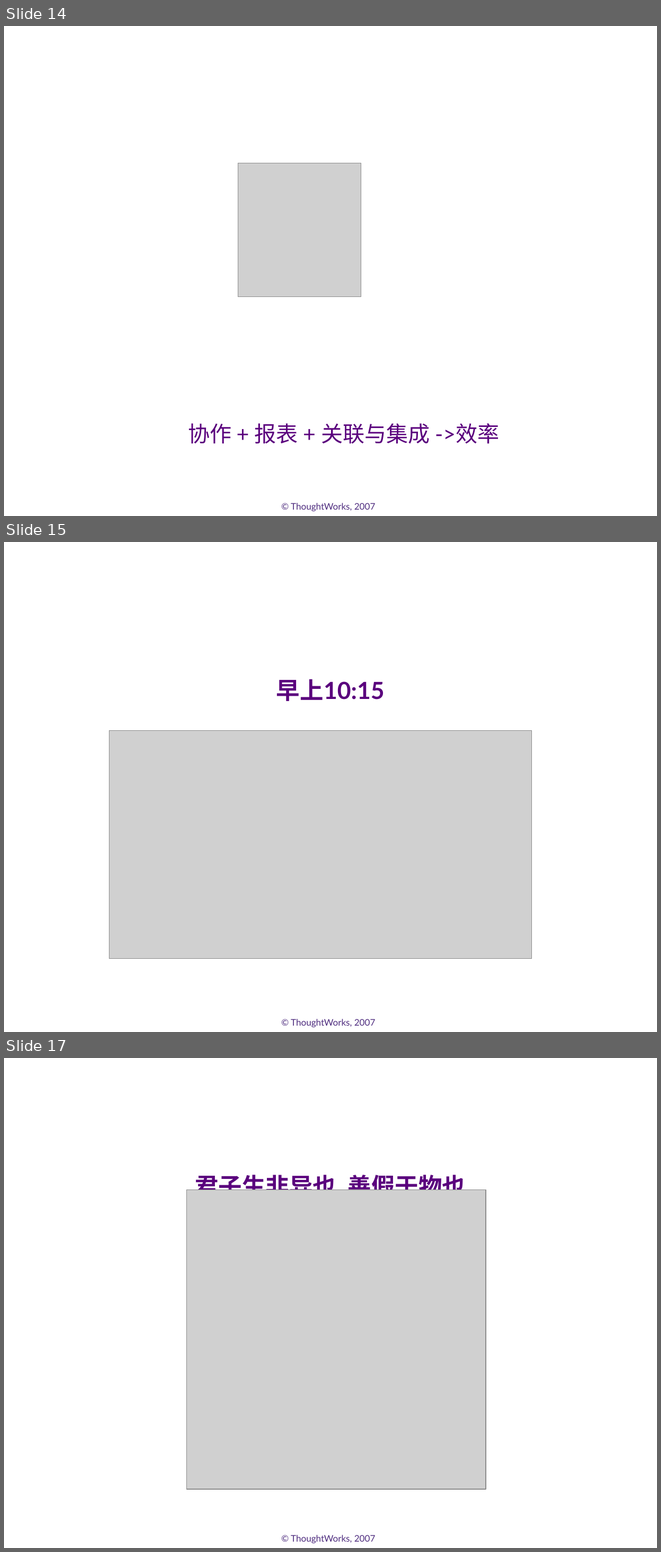
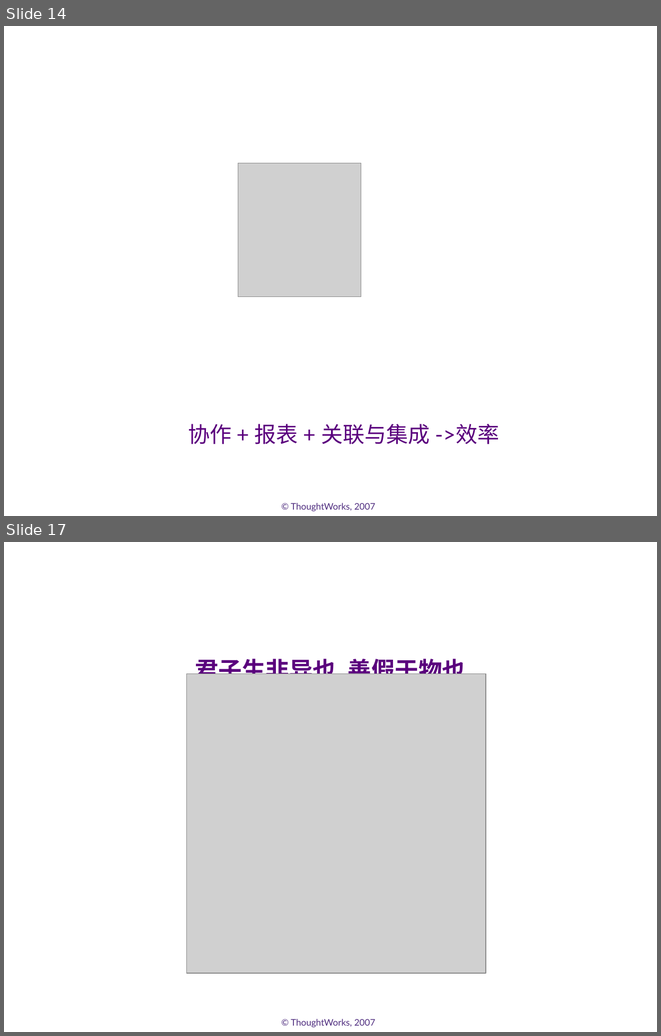
Before and after one commit to whimet/agilechina, a slide deck: docs/demo.ppt. Shown one above the other, each under a label of ours: slides 14, 15 and 17 before the commit, slides 14 and 17 after it; the slides between them are not shown. The pictures are 661x1552 and 661x1036 pixels, drawn with LibreOffice and Linux fonts; fonts in the diff are those of the drawing; grey boxes stand for pictures; background and template pictures are left out. Boxes give left, top, right and bottom in pixels: in the first picture for what was removed or moved away, otherwise in the second. Text is boxed around its words. In the diff, an @@ line names an element or a change of style, - is before the commit and + after.

```diff
--- a/docs/demo.ppt
+++ b/docs/demo.ppt
@@ slide 15 removed at [4, 542, 657, 1032], background #FFFFFF; not listed: 1 template element that a slide beside it also shows @@
@@ title removed at [276, 679, 385, 701] @@
-早上10:15
@@ picture removed at [109, 730, 531, 958] @@
```
Also in this commit, not shown: 2 slides changed, 2 slides added, 1 other slide removed, 1 other file.
